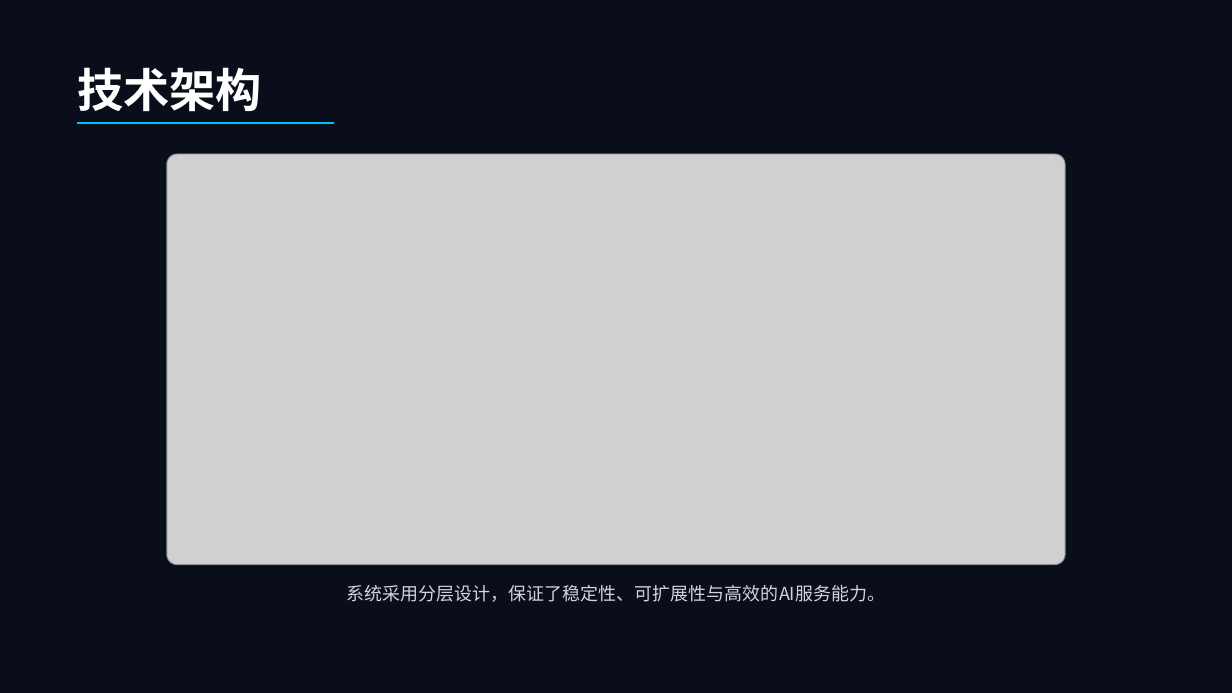
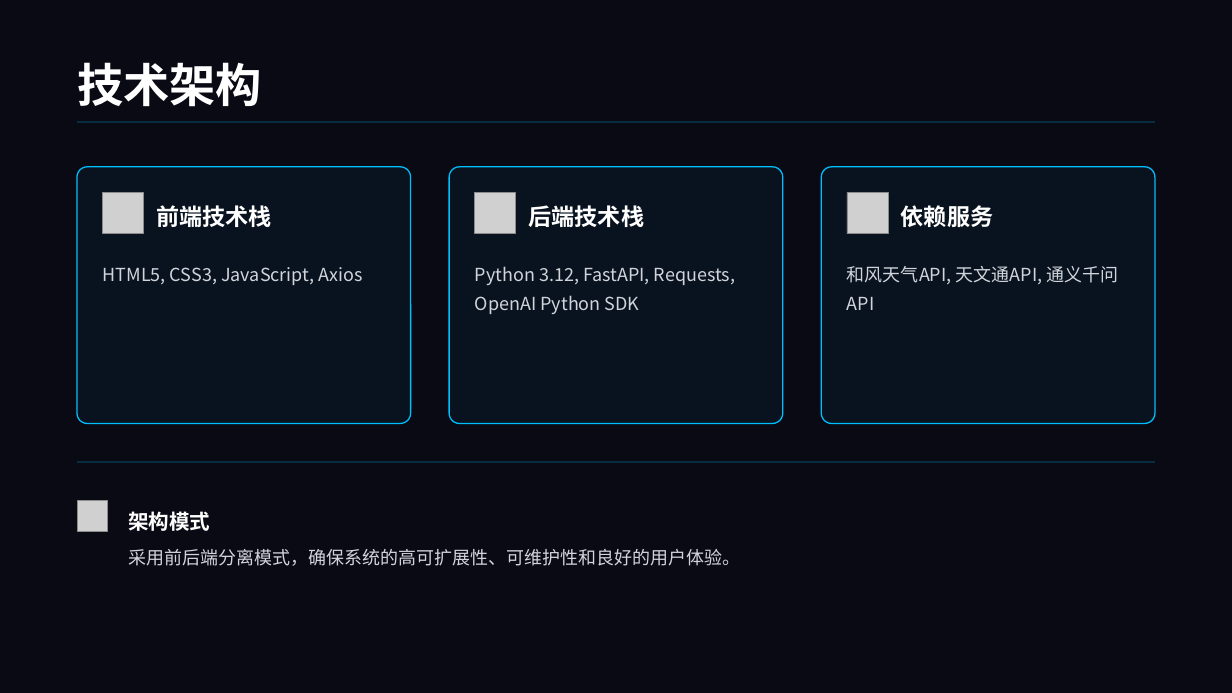
Before and after one commit to muff-cn/HuiyunAI, a slide deck: slide 5 of HuiyunAI-presentation.pptx. Drawn at 1232x693 pixels with LibreOffice and Linux fonts; fonts in the diff are those of the drawing; grey boxes stand for pictures; background and template pictures are left out. Boxes give left, top, right and bottom in pixels: in the first picture for what was removed or moved away, otherwise in the second. Text is boxed around its words. In the diff, an @@ line names an element or a change of style, - is before the commit and + after.

```diff
--- a/HuiyunAI-presentation.pptx
+++ b/HuiyunAI-presentation.pptx
@@ rounded rectangle removed at (0, 0, 1232, 693) @@
@@ text "技术架构": place and size @@
-text "技术架构" at (77, 67, 262, 112)
+text "技术架构" at (77, 62, 262, 107)
@@ line removed from (77, 123) to (334, 123) @@
@@ line added from (77, 122) to (1155, 122), #00BFFF 1 pt @@
@@ rounded rectangle added at (77, 167, 410, 424), fill #00BFFF at 5% opacity, outline #00BFFF 1 pt @@
@@ picture removed at (167, 154, 1066, 565) @@
@@ rounded rectangle added at (449, 167, 783, 424), fill #00BFFF at 5% opacity, outline #00BFFF 1 pt @@
@@ rounded rectangle added at (822, 167, 1155, 424), fill #00BFFF at 5% opacity, outline #00BFFF 1 pt @@
@@ picture added at (103, 192, 143, 233) @@
@@ text added at (157, 205, 272, 227), 18 pt, text #FFFFFF, bold @@
+前端技术栈
@@ picture added at (475, 192, 516, 233) @@
@@ text added at (529, 205, 644, 227), 18 pt, text #FFFFFF, bold @@
+后端技术栈
@@ picture added at (848, 192, 888, 233) @@
@@ text added at (901, 205, 993, 227), 18 pt, text #FFFFFF, bold @@
+依赖服务
@@ text added at (103, 267, 363, 285), 14 pt, text #D1D5DB @@
+HTML5, CSS3, JavaScript, Axios
@@ text added at (475, 266, 735, 314), 14 pt, text #D1D5DB @@
+Python 3.12, FastAPI, Requests, OpenAI Python SDK
@@ text added at (847, 266, 1118, 310), 14 pt, text #D1D5DB @@
+和风天气API, 天文通API, 通义千问API
@@ line added from (77, 462) to (1155, 462), #00BFFF 1 pt @@
@@ picture added at (77, 501, 107, 531) @@
@@ text added at (128, 511, 210, 531), 16 pt, text #FFFFFF, bold @@
+架构模式
@@ text added at (128, 549, 740, 566), 14 pt, text #D1D5DB @@
+采用前后端分离模式，确保系统的高可扩展性、可维护性和良好的用户体验。
@@ text removed at (347, 585, 886, 602) @@
-系统采用分层设计，保证了稳定性、可扩展性与高效的AI服务能力。
```
Also in this commit, not shown: 8 other slides changed, 2 slides removed, 3 other files.
